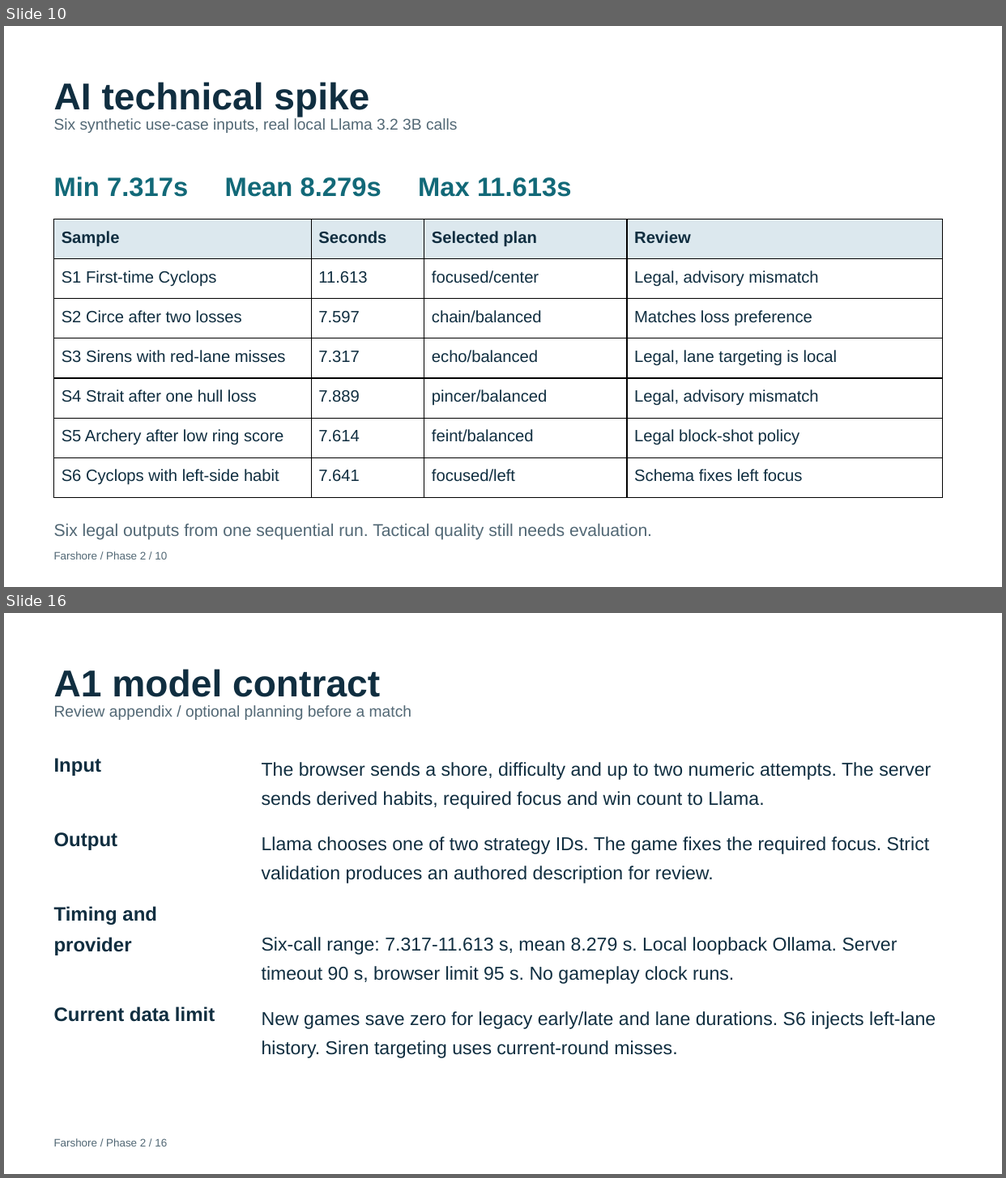
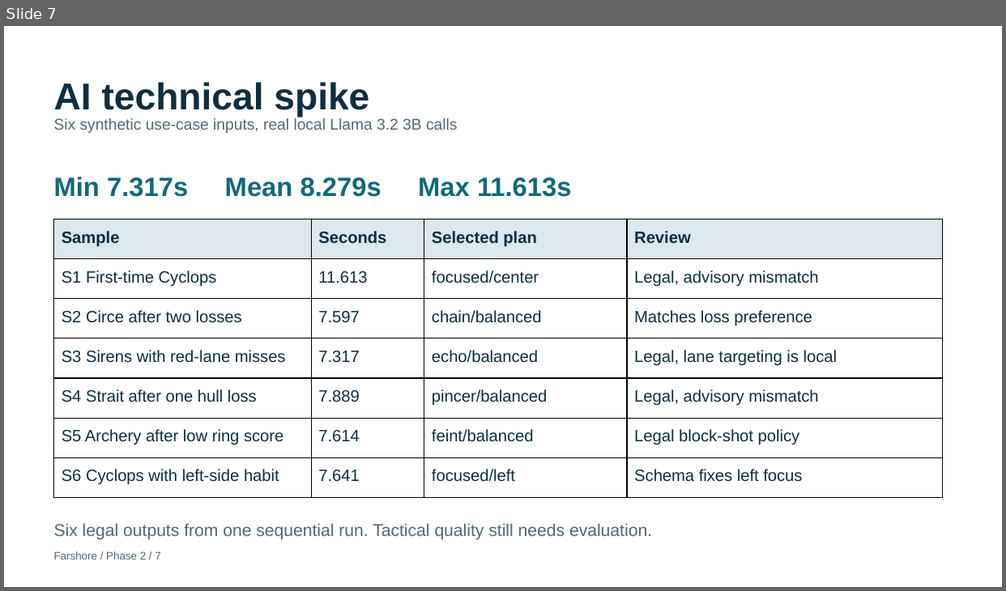
Before and after one commit to RavangDai/Farshore, a slide deck: Farshore Context and Assisment/docs/assignment/phase2-arcade/Farshore-Phase-2-Arcade-Presentation.pptx. Shown one above the other, each under a label of ours: slides 10 and 16 before the commit, slide 7 after it; the slides between them are not shown. The pictures are 1006x1178 and 1006x591 pixels, drawn with LibreOffice and Linux fonts; fonts in the diff are those of the drawing. Boxes give left, top, right and bottom in pixels: in the first picture for what was removed or moved away, otherwise in the second. Text is boxed around its words. In the diff, an @@ line names an element or a change of style, - is before the commit and + after.

```diff
--- a/Farshore Context and Assisment/docs/assignment/phase2-arcade/Farshore-Phase-2-Arcade-Presentation.pptx
+++ b/Farshore Context and Assisment/docs/assignment/phase2-arcade/Farshore-Phase-2-Arcade-Presentation.pptx
@@ slide 16 removed at box(4, 613, 1002, 1174), background #FFFFFF @@
@@ text removed at box(54, 669, 380, 697) @@
-A1 model contract
@@ text removed at box(54, 705, 411, 720) @@
-Review appendix / optional planning before a match
@@ text removed at box(54, 758, 102, 776) @@
-Input
@@ text removed at box(262, 762, 931, 809) @@
-The browser sends a shore, difficulty and up to two numeric attempts. The server sends derived habits, required focus and win count to Llama.
@@ text removed at box(54, 833, 118, 850) @@
-Output
@@ text removed at box(262, 837, 930, 884) @@
-Llama chooses one of two strategy IDs. The game fixes the required focus. Strict validation produces an authored description for review.
@@ text removed at box(54, 906, 157, 956) @@
-Timing and provider
@@ text removed at box(262, 937, 897, 984) @@
-Six-call range: 7.317-11.613 s, mean 8.279 s. Local loopback Ollama. Server timeout 90 s, browser limit 95 s. No gameplay clock runs.
@@ text removed at box(54, 1007, 215, 1022) @@
-Current data limit
@@ text removed at box(262, 1012, 936, 1059) @@
-New games save zero for legacy early/late and lane durations. S6 injects left-lane history. Siren targeting uses current-round misses.
@@ text removed at box(54, 1139, 167, 1147) @@
-Farshore / Phase 2 / 16
@@ what was slide 10 is now slide 7 @@
@@ slide 7 changed as well @@
@@ text at box(54, 552, 160, 560): text changed @@
-Farshore / Phase 2 / 10
+Farshore / Phase 2 / 7
```
Also in this commit, not shown: 3 other slides changed, 2 slides added, 44 other slides removed, 8 other files.
